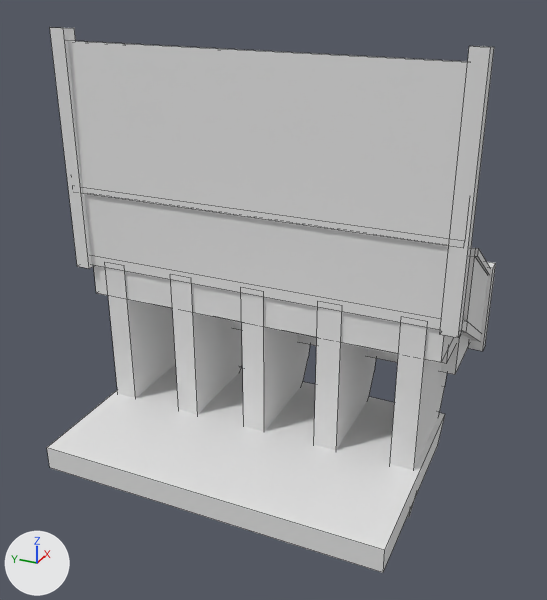
What one commit did to the FBX model Assets/Project/Art/Environment/Kit Judge/Architecture/SM_Tribune.fbx.
Before and after are seen from a 50 mm camera at (-18.63, -37.71, 8.26) aimed at (-3.92, -31.09, 0.91). Arrows for +X, +Y and +Z are at lower left; the lights stay in place. Mesh edges are drawn as thin lines. Where no turn or scale is listed for an object, it has been applied to the vertices.

In view in the first picture: 'SM_Tribune'.
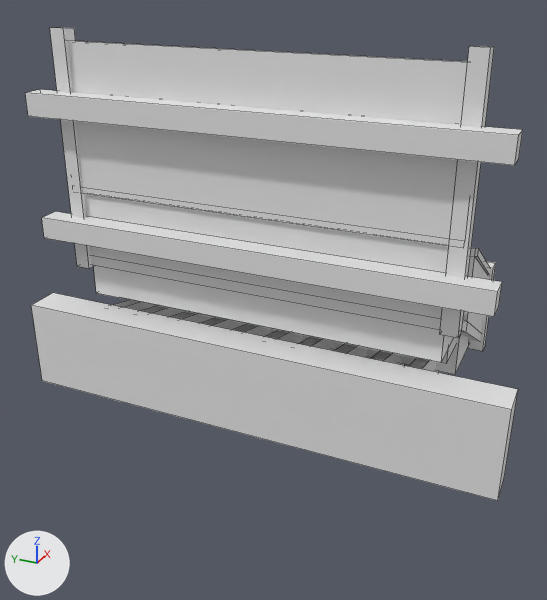
The change, as JSON lines over the scene's bpy script:
```json
{"block": "me_sm_tribune", "where": "me_sm_tribune.from_pydata(...)  # 210 vertices, 167 faces; spans x -7.04..0.0, y -4.73..4.73, z -2.61..7.91"}
{"block": "me_sm_tribune", "where": "# used by ob_sm_tribune; location = (-0.2, -30.8, -1.11)"}
{"block": "me_sm_tribune", "change": "me_sm_tribune part 1: the loose piece of 14 vertices spanning x -4.32..-1.29, y -4.05..-3.48, z -2.61..2.48 is scaled about its middle by (1, 0.532, 0.364), then moved by (0.0, 0.0, 0.35)"}
{"block": "me_sm_tribune", "change": "me_sm_tribune part 2: the loose piece of 14 vertices spanning x -4.32..-1.29, y -2.18..-1.62, z -2.61..2.48 is scaled about its middle by (1, 0.532, 0.364), then moved by (0.0, -0.99, 0.35)"}
{"block": "me_sm_tribune", "change": "me_sm_tribune part 3: the loose piece of 14 vertices spanning x -4.32..-1.29, y -0.32..0.24, z -2.61..2.48 is scaled about its middle by (1, 0.532, 0.364), then moved by (0.0, -1.99, 0.35)"}
{"block": "me_sm_tribune", "change": "me_sm_tribune part 4: the loose piece of 14 vertices spanning x -4.32..-1.29, y 1.54..2.11, z -2.61..2.48 is scaled about its middle by (1, 0.532, 0.364), then moved by (0.0, -2.98, 0.35)"}
{"block": "me_sm_tribune", "change": "me_sm_tribune part 5: the loose piece of 14 vertices spanning x -4.32..-1.29, y 3.41..3.97, z -2.61..2.48 is scaled about its middle by (1, 0.532, 0.364), then moved by (0.0, -3.98, 0.35)"}
{"block": "me_sm_tribune", "change": "me_sm_tribune part 6: the loose piece of 14 vertices spanning x -4.32..-1.29, y -0.32..0.24, z -2.61..2.48 is copied, and the copy is scaled about its middle by (1, 0.532, 0.364), then moved by (0.0, 0.62, 0.35); it spans x -4.32..-1.29, y 0.43..0.73, z -0.64..1.21"}
{"block": "me_sm_tribune", "change": "me_sm_tribune part 7: the loose piece of 14 vertices spanning x -4.32..-1.29, y 1.54..2.11, z -2.61..2.48 is copied, and the copy is scaled about its middle by (1, 0.532, 0.364), then moved by (0.0, -0.38, 0.35); it spans x -4.32..-1.29, y 1.3..1.6, z -0.64..1.21"}
{"block": "me_sm_tribune", "change": "me_sm_tribune part 8: the loose piece of 14 vertices spanning x -4.32..-1.29, y 1.54..2.11, z -2.61..2.48 is copied, and the copy is scaled about its middle by (1, 0.532, 0.364), then moved by (0.0, 0.49, 0.35); it spans x -4.32..-1.29, y 2.17..2.47, z -0.64..1.21"}
{"block": "me_sm_tribune", "change": "me_sm_tribune part 9: the loose piece of 14 vertices spanning x -4.32..-1.29, y 3.41..3.97, z -2.61..2.48 is copied, and the copy is scaled about its middle by (1, 0.532, 0.364), then moved by (0.0, -0.5, 0.35); it spans x -4.32..-1.29, y 3.04..3.34, z -0.64..1.21"}
{"block": "me_sm_tribune", "change": "me_sm_tribune part 10: the loose piece of 14 vertices spanning x -4.32..-1.29, y 3.41..3.97, z -2.61..2.48 is copied, and the copy is scaled about its middle by (1, 0.532, 0.364), then moved by (0.0, 0.37, 0.35); it spans x -4.32..-1.29, y 3.91..4.21, z -0.64..1.21"}
{"block": "me_sm_tribune", "change": "me_sm_tribune part 11: a new loose piece, a box spanning x -4.84..-4.32, y -5.4..5.3, z 6.02..6.54"}
{"block": "me_sm_tribune", "change": "me_sm_tribune part 12: a new loose piece, a box spanning x -4.84..-4.32, y -5.4..5.3, z 3.09..3.61"}
{"block": "me_sm_tribune", "change": "me_sm_tribune part 13: a new loose piece, a box spanning x -5.0..-4.15, y -5.98..5.88, z -0.97..1.26"}
{"block": "me_sm_tribune", "change": "me_sm_tribune part 14: the loose piece of 8 vertices spanning x -7.04..-1.73, y -4.18..4.1, z -1.84..-1.26 is deleted"}
```

Location of each change, (x1, y1, x2, y2) in pixels of the pictures (547 x 600 px; the box of a moved part takes in the faces that stretch with it):
```json
{"object": "SM_Tribune", "change": "reshaped", "before": [47, 27, 496, 573], "after": [25, 27, 523, 501], "on screen": "11% wider, 13% shorter"}
{"part": 1, "of": "me_sm_tribune", "change": "moved or reshaped", "before": [390, 323, 447, 517], "after": [409, 358, 439, 373]}
{"part": 2, "of": "me_sm_tribune", "change": "moved or reshaped", "before": [314, 307, 376, 450], "after": [370, 351, 405, 366]}
{"part": 3, "of": "me_sm_tribune", "change": "moved or reshaped", "before": [241, 293, 310, 431], "after": [334, 344, 371, 358]}
{"part": 4, "of": "me_sm_tribune", "change": "moved or reshaped", "before": [171, 280, 242, 414], "after": [299, 337, 334, 351]}
{"part": 5, "of": "me_sm_tribune", "change": "moved or reshaped", "before": [105, 268, 176, 398], "after": [265, 330, 302, 344]}
{"part": 6, "of": "me_sm_tribune", "change": "added", "after": [233, 324, 271, 337]}
{"part": 7, "of": "me_sm_tribune", "change": "added", "after": [201, 317, 242, 330]}
{"part": 8, "of": "me_sm_tribune", "change": "added", "after": [172, 312, 213, 323]}
{"part": 9, "of": "me_sm_tribune", "change": "added", "after": [142, 306, 185, 317]}
{"part": 10, "of": "me_sm_tribune", "change": "added", "after": [114, 300, 158, 311]}
{"part": 11, "of": "me_sm_tribune", "change": "added", "after": [25, 89, 523, 165]}
{"part": 12, "of": "me_sm_tribune", "change": "added", "after": [42, 212, 502, 317]}
{"part": 13, "of": "me_sm_tribune", "change": "added", "after": [31, 293, 518, 501]}
{"part": 14, "of": "me_sm_tribune", "change": "deleted", "before": [47, 364, 445, 573]}
```
